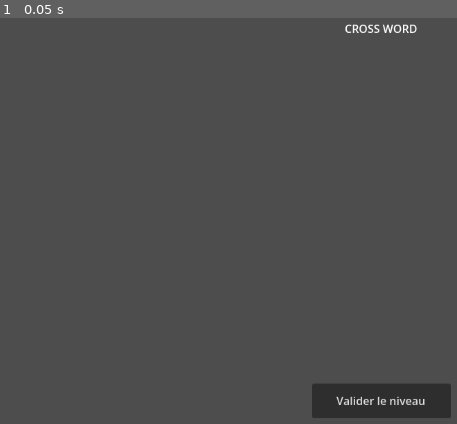
Above: before the commit, frame 1.
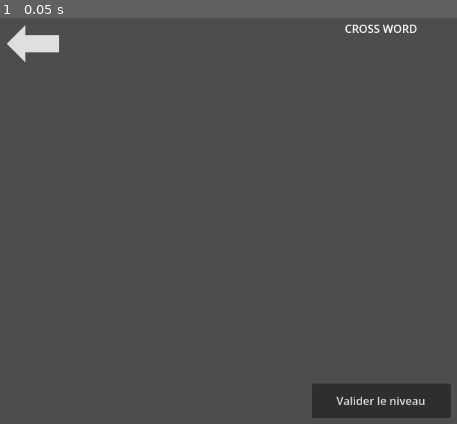
Above: after the commit, the same moment.

Repository: thewasmans/mini-games-school
Game: Godot game, scene res://content/prefabs/level/cross_word.tscn
Two runs of this game, one before a commit and one after it. Both use one fixed random seed, a clock stepped at 60 frames per second and the inputs below. This scene is started directly instead of the project's main scene.
Inputs:
- Up to frame 1 (0.05 s): no input

The runs differ from the first frame. In frame 1, 0.5% of the frame differs, in the area x 1-13%, y 1-11%.

Commit message:
feat: add back button level

Diff:
--- a/content/prefabs/level/cross_word.tscn
+++ b/content/prefabs/level/cross_word.tscn
@@ -3,7 +3,14 @@
 [ext_resource type="Script" uid="uid://ewov5mglodbo" path="res://scripts/level/level.gd" id="1_8od4f"]
 [ext_resource type="PackedScene" uid="uid://bsw4556x5xgdg" path="res://content/prefabs/mini_games/crossword_ui.tscn" id="2_xword"]
 
-[node name="Level" type="Control" unique_id=1301094388 node_paths=PackedStringArray("mini_game_label", "mini_game_container", "validate_button")]
+[sub_resource type="StyleBoxEmpty" id="StyleBoxEmpty_lvlback"]
+
+[sub_resource type="StyleBoxFlat" id="StyleBoxFlat_lvlback"]
+bg_color = Color(0.6, 0.6, 0.6, 0)
+shadow_color = Color(0.27439442, 0.2743946, 0.27439454, 0.6)
+shadow_size = 1
+
+[node name="Level" type="Control" unique_id=1301094388 node_paths=PackedStringArray("mini_game_label", "mini_game_container", "validate_button", "back_button")]
 layout_mode = 3
 anchors_preset = 15
 anchor_right = 1.0
@@ -14,6 +21,7 @@
 mini_game_label = NodePath("MiniGameLabel")
 mini_game_container = NodePath("MiniGameContainer")
 validate_button = NodePath("ValidateButton")
+back_button = NodePath("BackButton")
 crossword_prefab = ExtResource("2_xword")
 
 [node name="MiniGameLabel" type="Label" parent="." unique_id=86546250]
@@ -38,6 +46,15 @@
 grow_horizontal = 2
 grow_vertical = 2
 
+[node name="BackButton" type="Button" parent="."]
+layout_mode = 1
+offset_right = 150.0
+offset_bottom = 150.0
+theme_override_font_sizes/font_size = 100
+theme_override_styles/normal = SubResource("StyleBoxEmpty_lvlback")
+theme_override_styles/hover = SubResource("StyleBoxFlat_lvlback")
+text = "⬅️"
+
 [node name="ValidateButton" type="Button" parent="."]
 layout_mode = 1
 anchors_preset = 7
--- a/data/game_data.tres
+++ b/data/game_data.tres
@@ -40,21 +40,38 @@
 mini_games = Array[ExtResource("1_vllua")]([SubResource("Resource_cog1c")])
 metadata/_custom_type_script = "uid://br5q0sg4b052d"
 
+[sub_resource type="Resource" id="Resource_7lvw4"]
+script = ExtResource("3_k2o1c")
+word = "Cellule"
+hint = "Unité du vivant"
+metadata/_custom_type_script = "uid://cygosmrxwmpq0"
+
+[sub_resource type="Resource" id="Resource_d15be"]
+script = ExtResource("3_k2o1c")
+word = "Biologie"
+hint = "Science qui étudie le vivant"
+metadata/_custom_type_script = "uid://cygosmrxwmpq0"
+
 [sub_resource type="Resource" id="Resource_lhs1r"]
-script = ExtResource("1_vllua")
-metadata/_custom_type_script = "uid://5t2j51l6wd4l"
+script = ExtResource("3_k2o1c")
+word = "Biotope"
+hint = "Milieu de vie des vivants"
+metadata/_custom_type_script = "uid://cygosmrxwmpq0"
 
 [sub_resource type="Resource" id="Resource_pftn3"]
-script = ExtResource("1_vllua")
-metadata/_custom_type_script = "uid://5t2j51l6wd4l"
+script = ExtResource("3_k2o1c")
+word = "Organite"
+hint = "Structure interne dans la cellule"
+metadata/_custom_type_script = "uid://cygosmrxwmpq0"
 
-[sub_resource type="Resource" id="Resource_7lvw4"]
-script = ExtResource("1_vllua")
-metadata/_custom_type_script = "uid://5t2j51l6wd4l"
+[sub_resource type="Resource" id="Resource_c7j1l"]
+script = ExtResource("4_7fe16")
+clues = Array[ExtResource("3_k2o1c")]([SubResource("Resource_7lvw4"), SubResource("Resource_d15be"), SubResource("Resource_lhs1r"), SubResource("Resource_pftn3")])
+metadata/_custom_type_script = "uid://cvhcj85uqr48d"
 
 [sub_resource type="Resource" id="Resource_2ewf2"]
 script = ExtResource("2_r34r7")
-mini_games = Array[ExtResource("1_vllua")]([SubResource("Resource_lhs1r"), SubResource("Resource_pftn3"), SubResource("Resource_7lvw4")])
+mini_games = Array[ExtResource("1_vllua")]([SubResource("Resource_c7j1l")])
 metadata/_custom_type_script = "uid://br5q0sg4b052d"
 
 [sub_resource type="Resource" id="Resource_lvl03"]
--- a/project.godot
+++ b/project.godot
@@ -12,7 +12,7 @@
 
 config/name="2026-godot-gdscript-template"
 run/main_scene="uid://d0nk4vuu48k3"
-config/features=PackedStringArray("4.6", "Forward Plus")
+config/features=PackedStringArray("4.7", "Forward Plus")
 config/icon="res://icon.svg"
 
 [input]
--- a/scenes/main.tscn
+++ b/scenes/main.tscn
@@ -43,7 +43,7 @@
 game_ui_prefab = ExtResource("5_tbgi4")
 root_scene = NodePath("../../..")
 
-[node name="LevelManager" type="Node" parent="Global/GameManager" node_paths=PackedStringArray("level_root")]
+[node name="LevelManager" type="Node" parent="Global/GameManager" unique_id=938964462 node_paths=PackedStringArray("level_root")]
 script = ExtResource("8_lvlmgr")
 level_root = NodePath("../../../Level")
 level_prefab = ExtResource("9_lvlprfb")
--- a/scripts/level/level.gd
+++ b/scripts/level/level.gd
@@ -5,6 +5,7 @@
 @export var mini_game_container: Control
 @export var crossword_prefab: PackedScene
 @export var validate_button: Button
+@export var back_button: Button
 
 var level_index: int
 var level_data: LevelData
@@ -16,6 +17,7 @@
 	_game_manager = game_manager
 	validate_button.hide()
 	validate_button.pressed.connect(_on_validate_button_pressed)
+	back_button.pressed.connect(_on_back_button_pressed)
 	if level_data.mini_games.is_empty():
 		mini_game_label.text = "Level %d - Aucun mini-jeu" % (level_index + 1)
 		return
@@ -36,3 +38,7 @@
 	_game_manager.game_state.complete_level(level_index)
 	_game_manager.game_ui_manager.show_menu()
 	queue_free()
+
+func _on_back_button_pressed() -> void:
+	_game_manager.game_ui_manager.show_menu()
+	queue_free()
Not shown, changed: cardboard_box.blend.import
Not shown, changed: content/models_3d/cardboard_box.glb.import
Not shown: 1 places in scenes/main.tscn that only renumber resources
